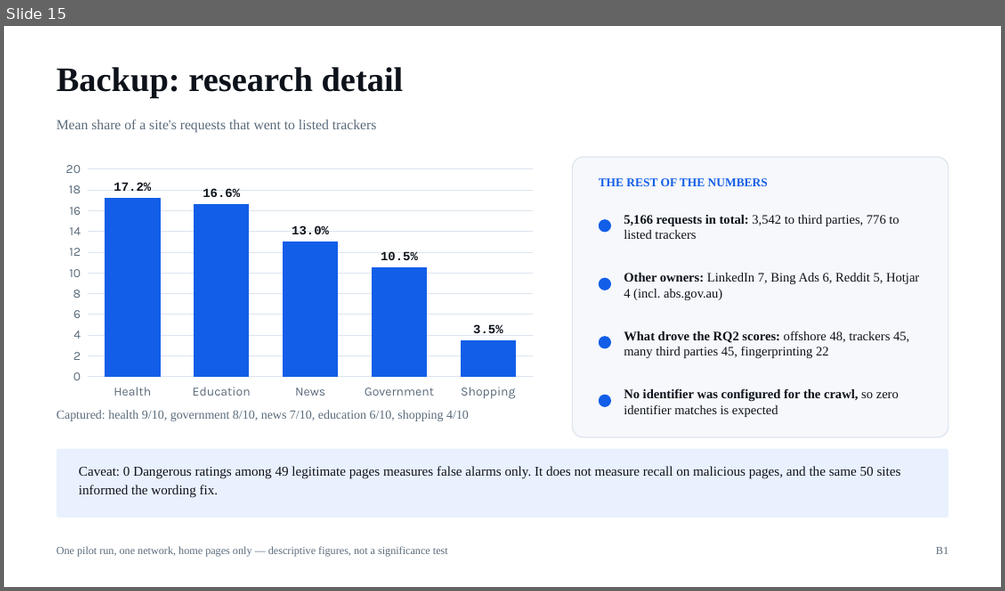
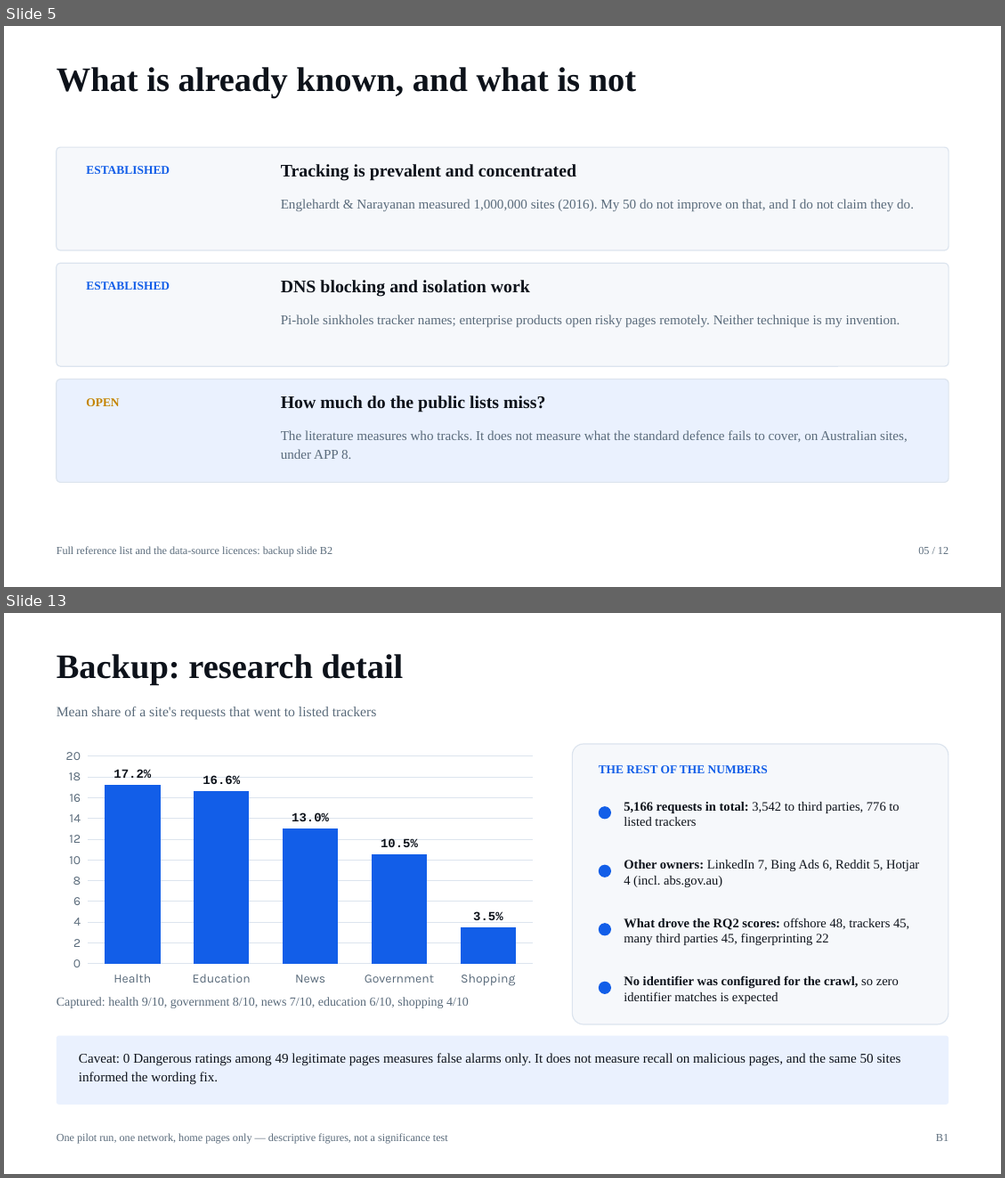
Before and after one commit to thanhdat23102005/DataExodus, a slide deck: DataExodus_Final_Presentation.pptx. Shown one above the other, each under a label of ours: slide 15 before the commit, slides 5 and 13 after it; the slides between them are not shown. The pictures are 1005x591 and 1005x1178 pixels, drawn with LibreOffice and Linux fonts; fonts in the diff are those of the drawing. Boxes give left, top, right and bottom in pixels: in the first picture for what was removed or moved away, otherwise in the second. Text is boxed around its words. In the diff, an @@ line names an element or a change of style, - is before the commit and + after.

```diff
--- a/DataExodus_Final_Presentation.pptx
+++ b/DataExodus_Final_Presentation.pptx
@@ slide 5 added at (4, 26, 1001, 587), background #FFFFFF @@
@@ text added at (57, 67, 636, 98), 33 pt, text #0D121A, bold @@
+What is already known, and what is not
@@ rounded rectangle added at (57, 147, 948, 250), fill #F6F8FB, outline #DCE4EE 1 pt @@
@@ text added at (86, 166, 170, 174), 11.5 pt, text #125EE8, bold @@
+ESTABLISHED
@@ text added at (281, 164, 576, 181), 17 pt, text #0D121A, bold @@
+Tracking is prevalent and concentrated
@@ text added at (281, 199, 914, 211), 13 pt, text #5A6B7B @@
+Englehardt & Narayanan measured 1,000,000 sites (2016). My 50 do not improve on that, and I do not claim they do.
@@ rounded rectangle added at (57, 263, 948, 366), fill #F6F8FB, outline #DCE4EE 1 pt @@
@@ text added at (86, 281, 170, 289), 11.5 pt, text #125EE8, bold @@
+ESTABLISHED
@@ text added at (281, 280, 530, 297), 17 pt, text #0D121A, bold @@
+DNS blocking and isolation work
@@ text added at (281, 314, 900, 327), 13 pt, text #5A6B7B @@
+Pi-hole sinkholes tracker names; enterprise products open risky pages remotely. Neither technique is my invention.
@@ rounded rectangle added at (57, 379, 948, 483), fill #EAF1FE, outline #DCE4EE 1 pt @@
@@ text added at (86, 398, 119, 406), 11.5 pt, text #C48400, bold @@
+OPEN
@@ text added at (281, 395, 545, 412), 17 pt, text #0D121A, bold @@
+How much do the public lists miss?
@@ text added at (281, 430, 907, 459), 13 pt, text #5A6B7B @@
+The literature measures who tracks. It does not measure what the standard defence fails to cover, on Australian sites, under APP 8.
@@ text added at (57, 546, 332, 556), 10.5 pt, text #5A6B7B @@
+Full reference list and the data-source licences: backup slide B2
@@ text added at (918, 547, 948, 554), 10.5 pt, text #5A6B7B @@
+05 / 12
@@ what was slide 15 is now slide 13 @@
```
Also in this commit, not shown: 9 slides changed, 3 other slides added, 6 slides removed, 4 other files.
